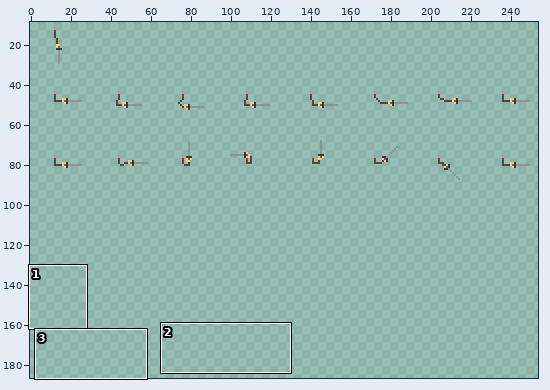
Edited in one commit: sprite sheet (bin/release/data/images/attacksheet.png). The first picture is a wide view before the edit; the outline marks the close-up.
Close-up. As it was:
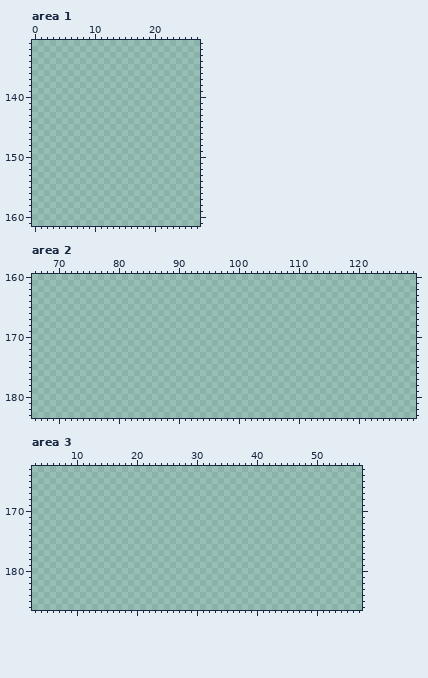
The file is 512x512 pixels. Pixels under 10% opacity are left out. Colours within 5 levels of each other are drawn and written as one. Shown: area 1: x 0..27, y 131..161; area 2: x 66..129, y 160..183; area 3: x 3..57, y 163..186. The wide view leaves out empty margins.
After:
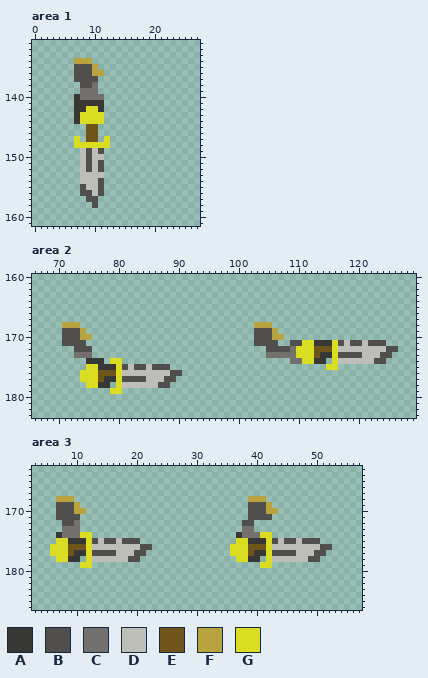
Palette (. is transparent): A #373736  B #514f4e  C #73706e  D #bebeb9  E #70551a  F #b9a33e  G #dbdd23
Diff:
Changed rows in their new state; - is an unchanged pixel.
Area 1:
first column x 7:
134 FFF---
135 BBBF--
136 BBBFF-
137 BBBB--
138 -BBC--
139 -CCC--
140 ACCCC-
141 AAAAA-
142 AAGGA-
143 AGGGG-
144 AGGGG-
145 --EE--
146 --EE--
147 G-EE-G
148 GGGGGG
149 -DBDB-
150 -DBDD-
151 -DBDB-
152 -DBDB-
153 -DDDD-
154 -DDDB-
155 -BDDB-
156 -BBDB-
157 --BB--
158 ---B--
Area 2:
first column x 71:
168 FFF-----------------------------FFF---------------------
169 BBBF----------------------------BBBF--------------------
170 BBBFF---------------------------BBBFF-------------------
171 BBBB----------------------------BBBB--BBGGAAAGBDBBDBBB--
172 --BBB-----------------------------BBBBCGGGEEEGDDDDDDDDBB
173 --CCC-----------------------------CCCCCGGGEAAGBBBBDDDBB-
174 ----AAA-GG----------------------------CCGGAA-GDDDDDDBB--
175 ----GGAAAGBDBBDBBB--------------------------GG----------
176 ---GGGEEEGDDDDDDDDBB------------------------------------
177 ---GGGEAAGBBBBDDDBB-------------------------------------
178 ----GGAA-GDDDDDDBB--------------------------------------
179 --------GG----------------------------------------------
Area 3:
first column x 6:
168 -FFF-----------------------------FFF-----------
169 -BBBF----------------------------BBBF----------
170 -BBBFF---------------------------BBBFF---------
171 -BBBB----------------------------BBBB----------
172 --BBC---------------------------BB-------------
173 --CCC---------------------------CC-------------
174 -ACCCGG------------------------ACCCGG----------
175 -GGAAAGBDBBDBBB----------------GGAAAGBDBBDBBB--
176 GGGEEEGDDDDDDDDBB-------------GGGEEEGDDDDDDDDBB
177 GGGEAAGBBBBDDDBB--------------GGGEAAGBBBBDDDBB-
178 -GGAA-GDDDDDDBB----------------GGAA-GDDDDDDBB--
179 -----GG----------------------------GG----------
